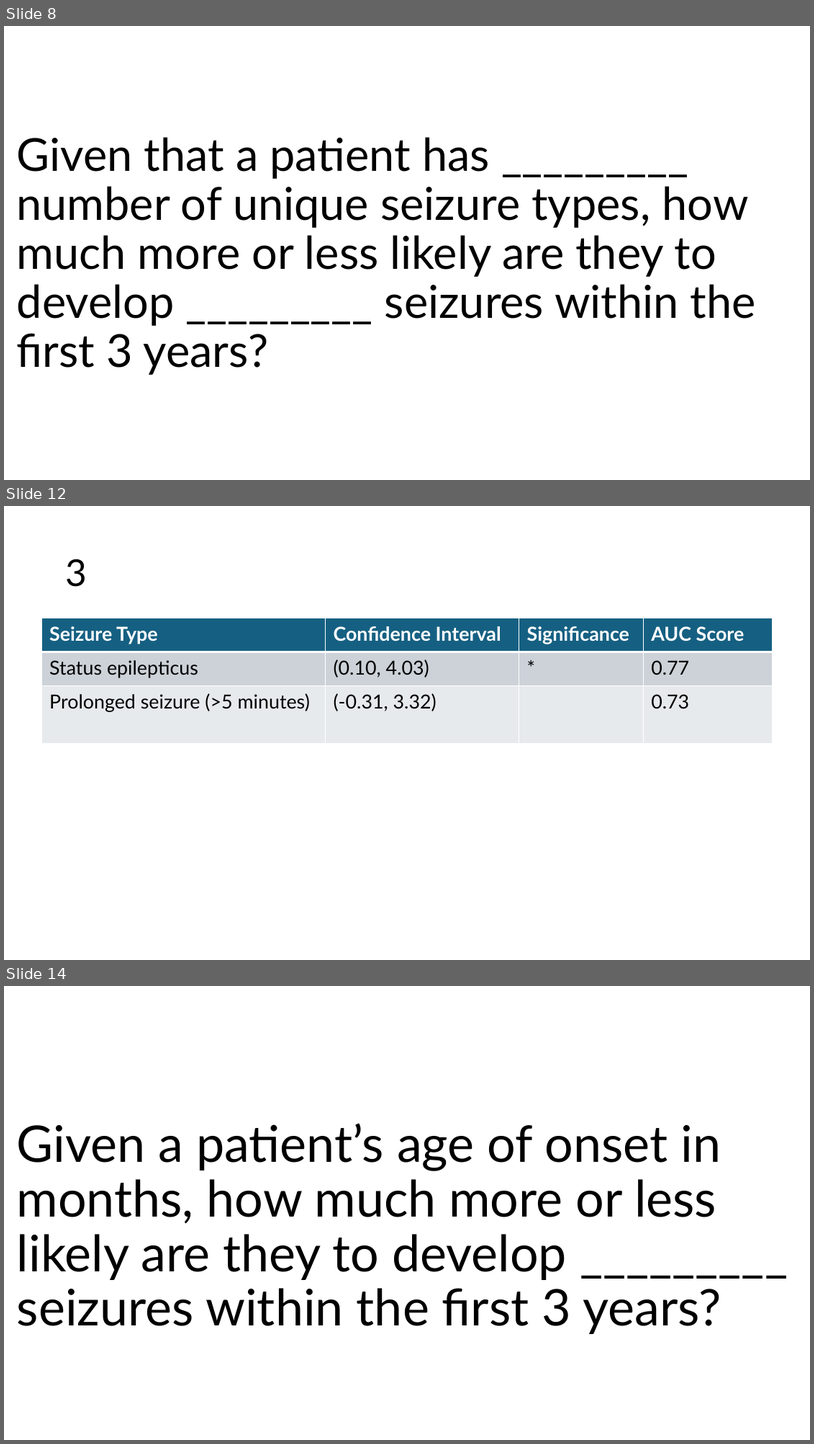
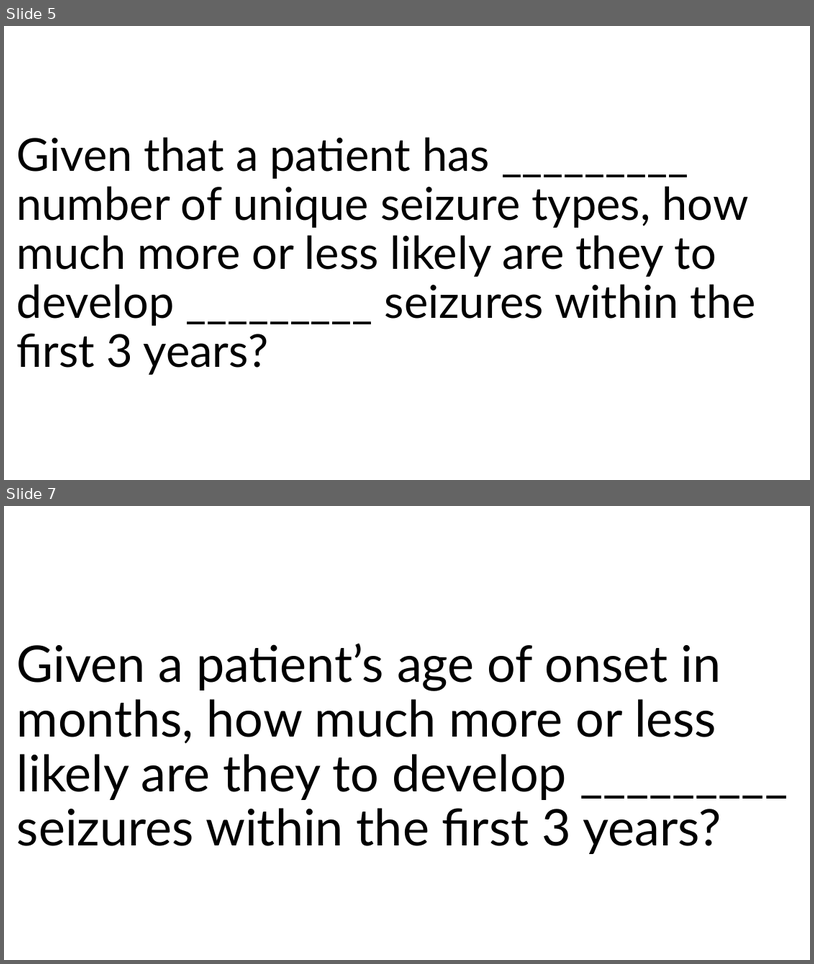
Before and after one commit to KiranSmelser/Ciitizen-health-scn8a, a slide deck: updates/kiran/exploratory_seizure_types.pptx. Shown one above the other, each under a label of ours: slides 8, 12 and 14 before the commit, slides 5 and 7 after it; the slides between them are not shown. The pictures are 814x1444 and 814x964 pixels, drawn with LibreOffice and Linux fonts; fonts in the diff are those of the drawing. Boxes give left, top, right and bottom in pixels: in the first picture for what was removed or moved away, otherwise in the second. Text is boxed around its words. In the diff, an @@ line names an element or a change of style, - is before the commit and + after.

```diff
--- a/updates/kiran/exploratory_seizure_types.pptx
+++ b/updates/kiran/exploratory_seizure_types.pptx
@@ slide 12 removed at bbox=[4, 506, 810, 960], background #FFFFFF @@
@@ title removed at bbox=[65, 559, 87, 587] @@
-3
@@ table removed at bbox=[41, 618, 772, 743], 3 rows, 4 columns @@
-Seizure Type | Confidence Interval | Significance | AUC Score
-Status epilepticus | (0.10, 4.03) | * | 0.77
-Prolonged seizure (>5 minutes) | (-0.31, 3.32) |  | 0.73
@@ what was slide 8 is now slide 5 @@
@@ what was slide 14 is now slide 7 @@
```
Also in this commit, not shown: 6 slides added, 11 other slides removed, 2 other files.
